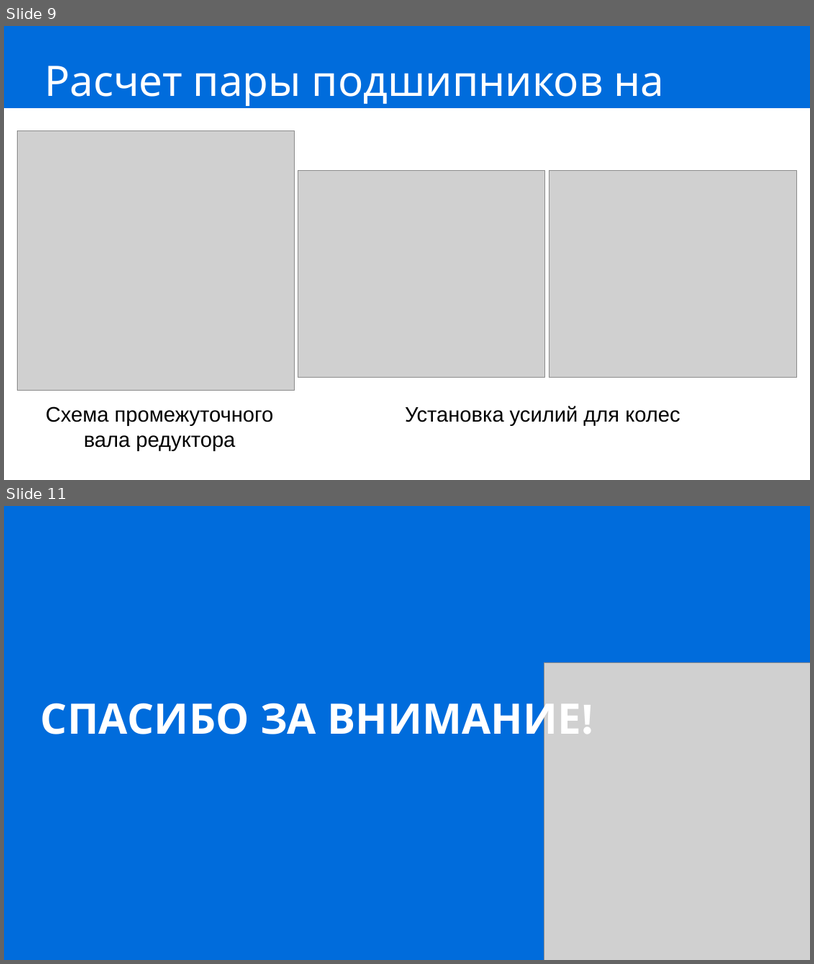
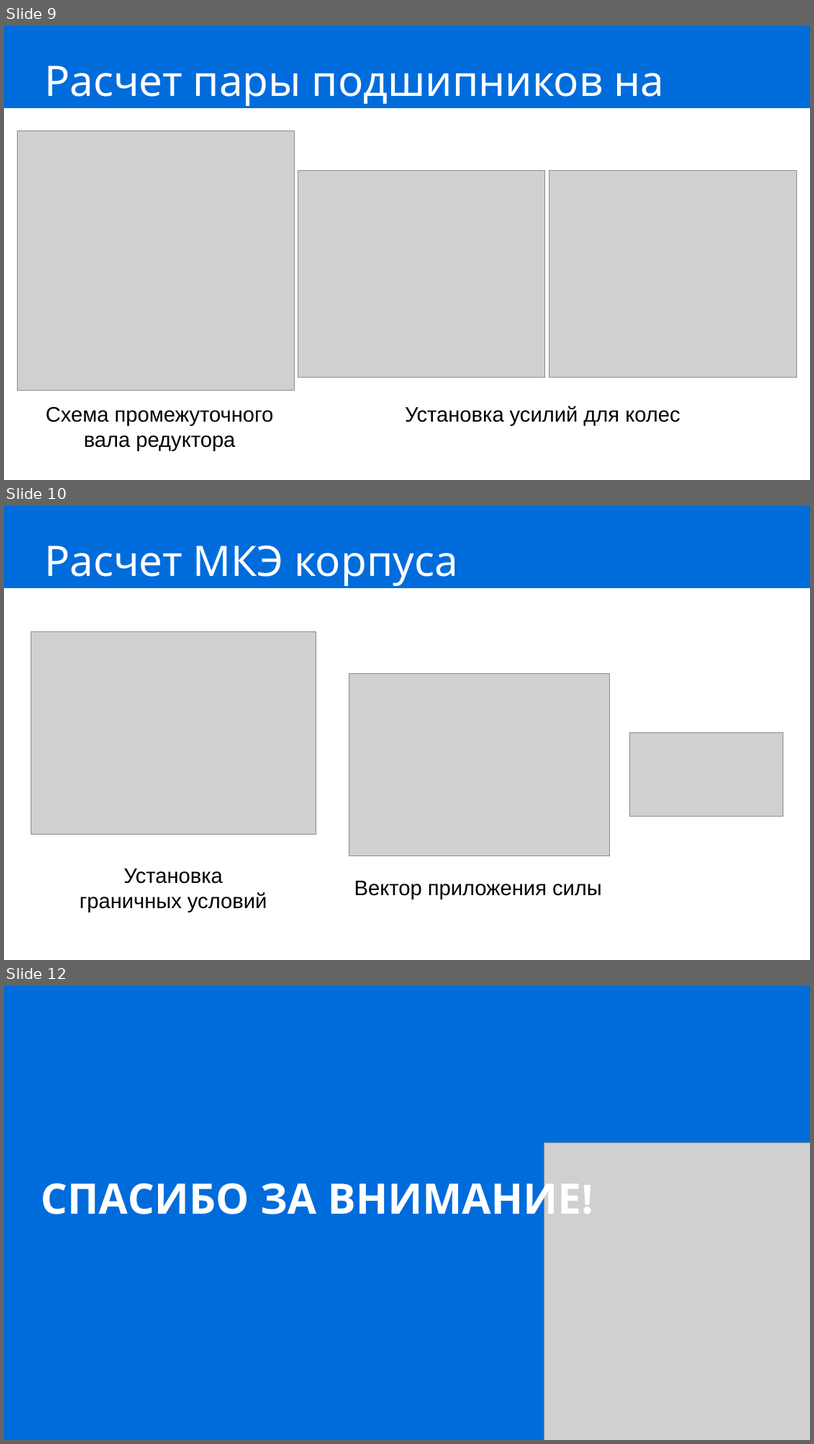
Before and after one commit to IbrahimDzheby/Diplom, a slide deck: МРиПЭ/Защита.pptx. Shown one above the other, each under a label of ours: slides 9 and 11 before the commit, slides 9, 10 and 12 after it; the slides between them are not shown. The pictures are 814x964 and 814x1444 pixels, drawn with LibreOffice and Linux fonts; fonts in the diff are those of the drawing; grey boxes stand for pictures. Boxes give left, top, right and bottom in pixels: in the first picture for what was removed or moved away, otherwise in the second. Text is boxed around its words. In the diff, an @@ line names an element or a change of style, - is before the commit and + after.

```diff
--- a/МРиПЭ/Защита.pptx
+++ b/МРиПЭ/Защита.pptx
@@ slide 10 added at bbox=[4, 506, 810, 960], background #FFFFFF @@
@@ rectangle added at bbox=[4, 506, 810, 588], fill #006CDC @@
@@ title added at bbox=[44, 545, 458, 637], 50 pt, text #FFFFFF @@
+Расчет МКЭ корпуса дифференциала
@@ picture added at bbox=[31, 632, 316, 834] @@
@@ picture added at bbox=[349, 673, 610, 856] @@
@@ picture added at bbox=[630, 732, 784, 816] @@
@@ text added at bbox=[80, 868, 267, 912], 25 pt, text #000000 @@
+Установка
+граничных условий
@@ text added at bbox=[355, 880, 602, 899], 25 pt, text #000000 @@
+Вектор приложения силы
@@ what was slide 11 is now slide 12 @@
```
Also in this commit, not shown: 1 slide changed, 2 other files.
